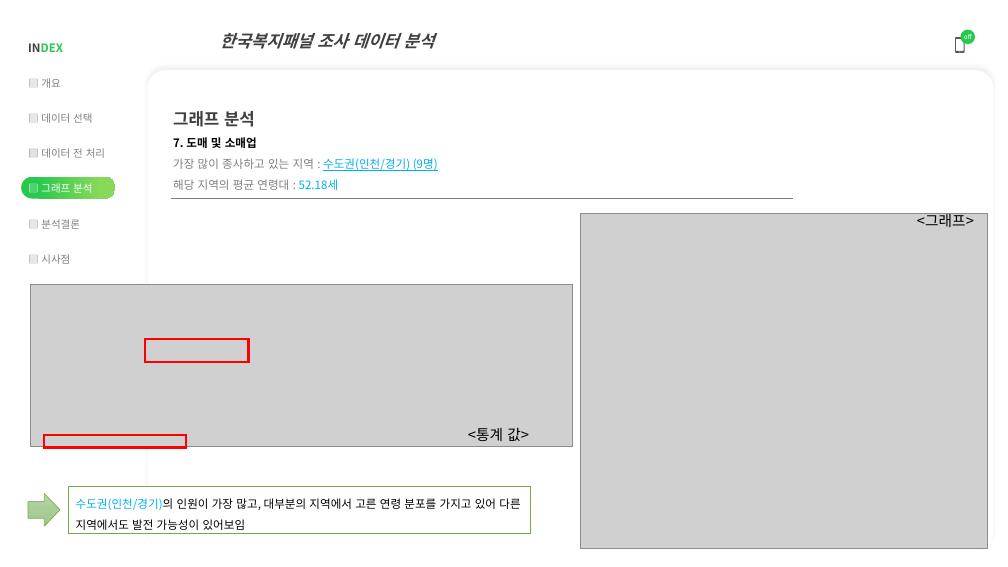
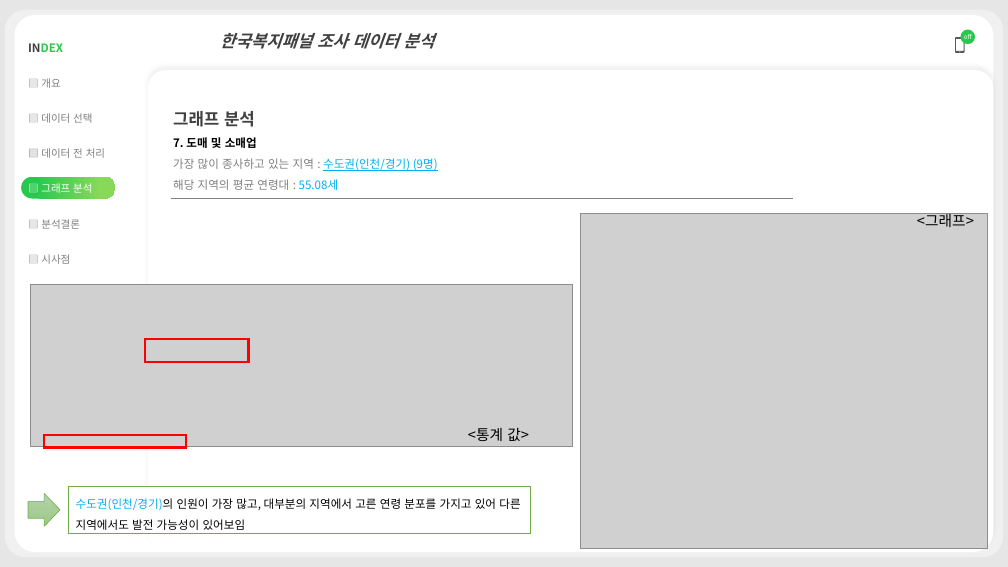
Before and after one commit to ktb5891/Bigdata_lecture, a slide deck: slide 15 of 개인프로젝트/복지패널 데이터 분석.pptx. Drawn at 1008x567 pixels with LibreOffice and Linux fonts; fonts in the diff are those of the drawing; grey boxes stand for pictures. Boxes give left, top, right and bottom in pixels: in the first picture for what was removed or moved away, otherwise in the second. Text is boxed around its words. In the diff, an @@ line names an element or a change of style, - is before the commit and + after.

```diff
--- a/개인프로젝트/복지패널 데이터 분석.pptx
+++ b/개인프로젝트/복지패널 데이터 분석.pptx
@@ background #FFFFFF to #E7E6E6 @@
@@ text at (x1=173, y1=179, x2=339, y2=190): text changed @@
-해당 지역의 평균 연령대 : 52.18세
+해당 지역의 평균 연령대 : 55.08세
```
Also in this commit, not shown: 16 other slides changed, 16 slides added.
